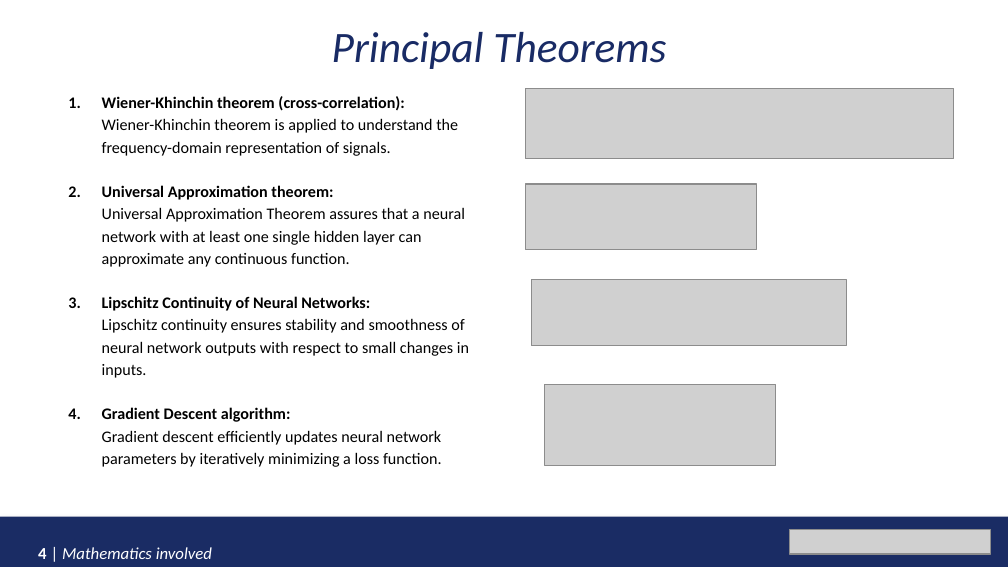
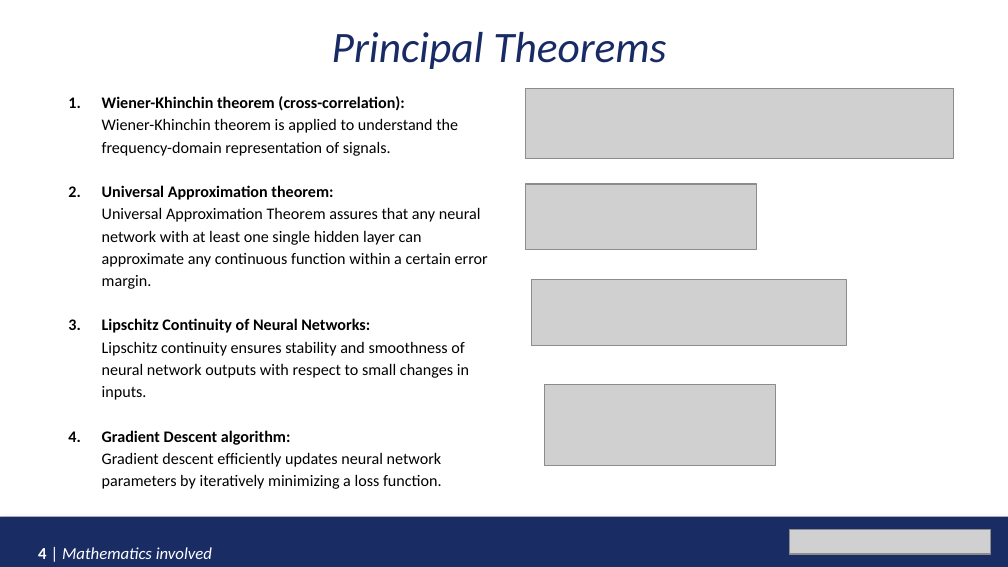
Before and after one commit to Apurva3509/SqueezeNet_HAD, a slide deck: slide 4 of EECS6699_ SqueezeNet.pptx. Drawn at 1008x567 pixels with LibreOffice and Linux fonts; fonts in the diff are those of the drawing; grey boxes stand for pictures. Boxes give left, top, right and bottom in pixels: in the first picture for what was removed or moved away, otherwise in the second. Text is boxed around its words. In the diff, an @@ line names an element or a change of style, - is before the commit and + after.

```diff
--- a/EECS6699_ SqueezeNet.pptx
+++ b/EECS6699_ SqueezeNet.pptx
@@ text at (102, 207, 488, 289): text changed @@
-Universal Approximation Theorem assures that a neural network with at least one single hidden layer can approximate any continuous function.
+Universal Approximation Theorem assures that any neural network with at least one single hidden layer can approximate any continuous function within a certain error margin.
```
Also in this commit, not shown: 6 other slides changed, 3 other files.
